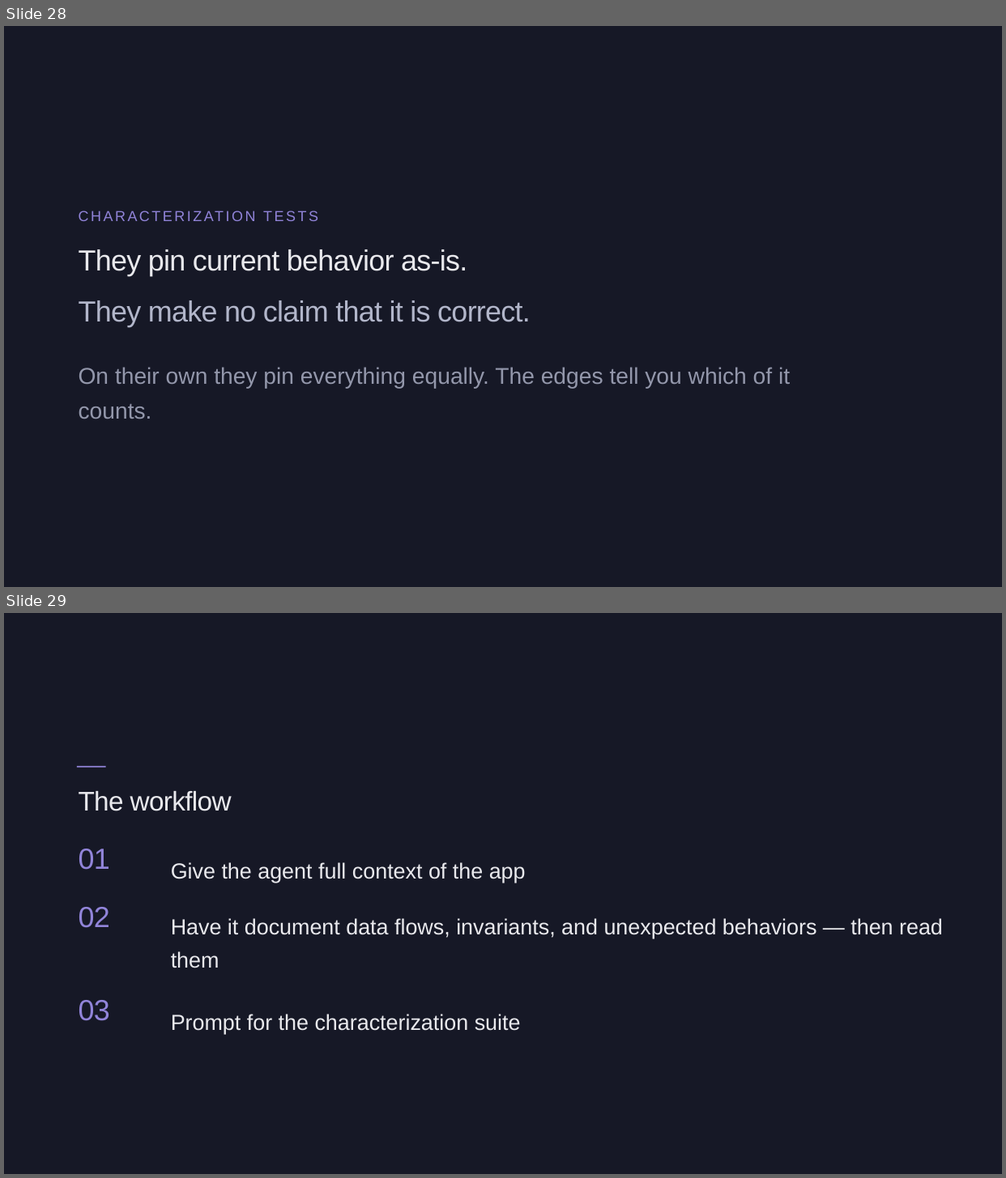
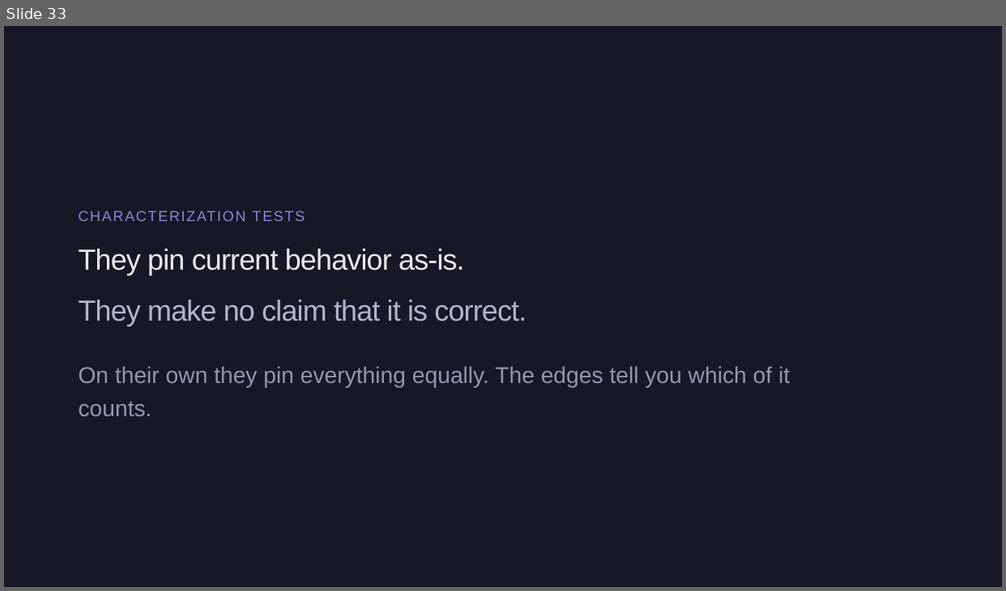
Before and after one commit to Bradleywboggs/ai-assisted-legacy-refactors-kcdc-2026, a slide deck: AI_Assisted_Legacy_Refactors.pptx. Shown one above the other, each under a label of ours: slides 28 and 29 before the commit, slide 33 after it. The pictures are 1006x1178 and 1006x591 pixels, drawn with LibreOffice and Linux fonts; fonts in the diff are those of the drawing. Boxes give left, top, right and bottom in pixels: in the first picture for what was removed or moved away, otherwise in the second. Text is boxed around its words. In the diff, an @@ line names an element or a change of style, - is before the commit and + after.

```diff
--- a/AI_Assisted_Legacy_Refactors.pptx
+++ b/AI_Assisted_Legacy_Refactors.pptx
@@ slide 29 removed at box(4, 613, 1002, 1174), background #161826 @@
@@ rectangle removed at box(77, 765, 106, 767) @@
@@ text removed at box(79, 791, 232, 811) @@
-The workflow
@@ text removed at box(79, 849, 110, 870) @@
-01
@@ text removed at box(171, 862, 526, 883) @@
-Give the agent full context of the app
@@ text removed at box(79, 907, 110, 928) @@
-02
@@ text removed at box(171, 918, 943, 969) @@
-Have it document data flows, invariants, and unexpected behaviors — then read them
@@ text removed at box(79, 1000, 110, 1021) @@
-03
@@ text removed at box(171, 1014, 521, 1034) @@
-Prompt for the characterization suite
@@ what was slide 28 is now slide 33 @@
@@ slide 33 changed as well @@
@@ text "CHARACTERIZATION TESTS" at box(79, 211, 305, 221): letter spacing 2.9 to 2 pt @@
@@ text "They pin current behavior as-is." at box(79, 249, 465, 275): letter spacing -0.8 to -1 pt @@
@@ text "They make no claim that ..." at box(79, 300, 526, 327): letter spacing -0.8 to -1 pt @@
@@ text "On their own they pin ..." at box(79, 366, 790, 416): line spacing 1.26 to 1.23 @@
```
Also in this commit, not shown: 23 other slides changed, 13 slides added, 10 other slides removed, 6 other files.
